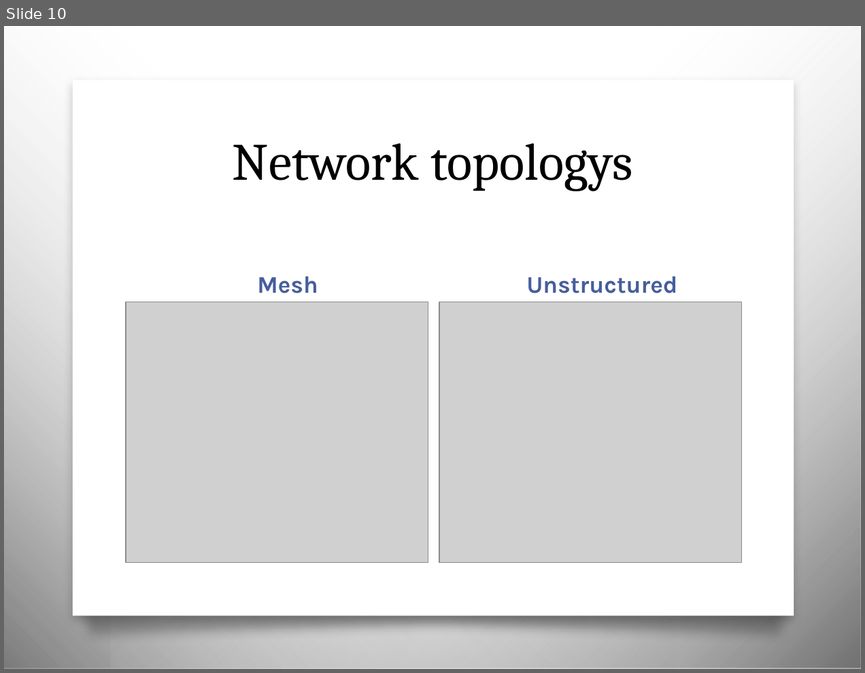
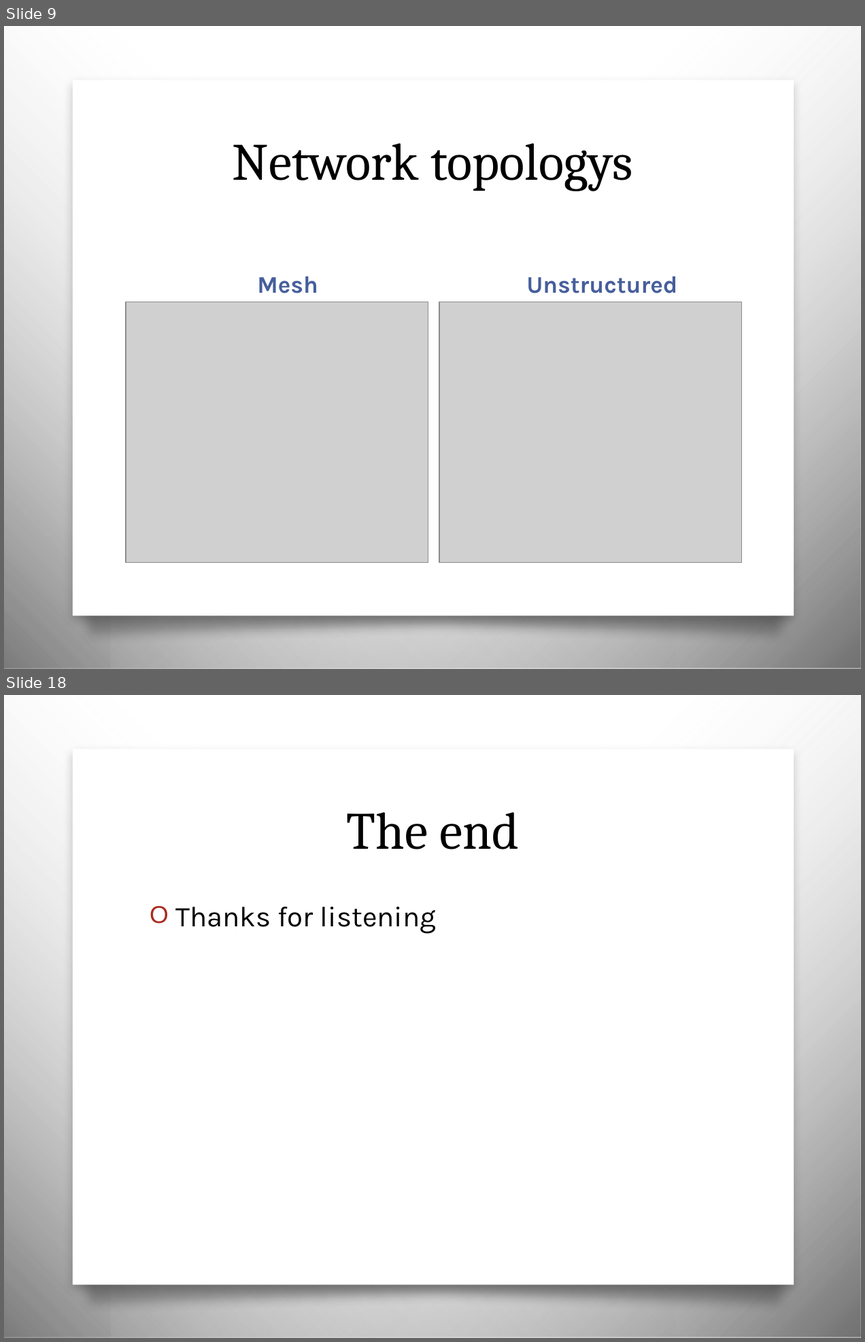
Before and after one commit to ohare/Private-Sync, a slide deck: Presentation/presentation.pptx. Shown one above the other, each under a label of ours: slide 10 before the commit, slides 9 and 18 after it; the slides between them are not shown. The pictures are 865x673 and 865x1342 pixels, drawn with LibreOffice and Linux fonts; fonts in the diff are those of the drawing; grey boxes stand for pictures; background and template pictures are left out. Boxes give left, top, right and bottom in pixels: in the first picture for what was removed or moved away, otherwise in the second. Text is boxed around its words. In the diff, an @@ line names an element or a change of style, - is before the commit and + after.

```diff
--- a/Presentation/presentation.pptx
+++ b/Presentation/presentation.pptx
@@ slide 18 added at [4, 695, 861, 1338], background picture (left out); not listed: 4 template elements that a slide beside it also shows @@
@@ title added at [347, 812, 519, 849], 44 pt, text #000000 @@
+The end
@@ text added at [175, 906, 436, 934], 24 pt, text #000000 @@
+O Thanks for listening
@@ what was slide 10 is now slide 9 @@
```
Also in this commit, not shown: 5 slides changed, 6 other slides added, 3 slides removed, 3 other files.
